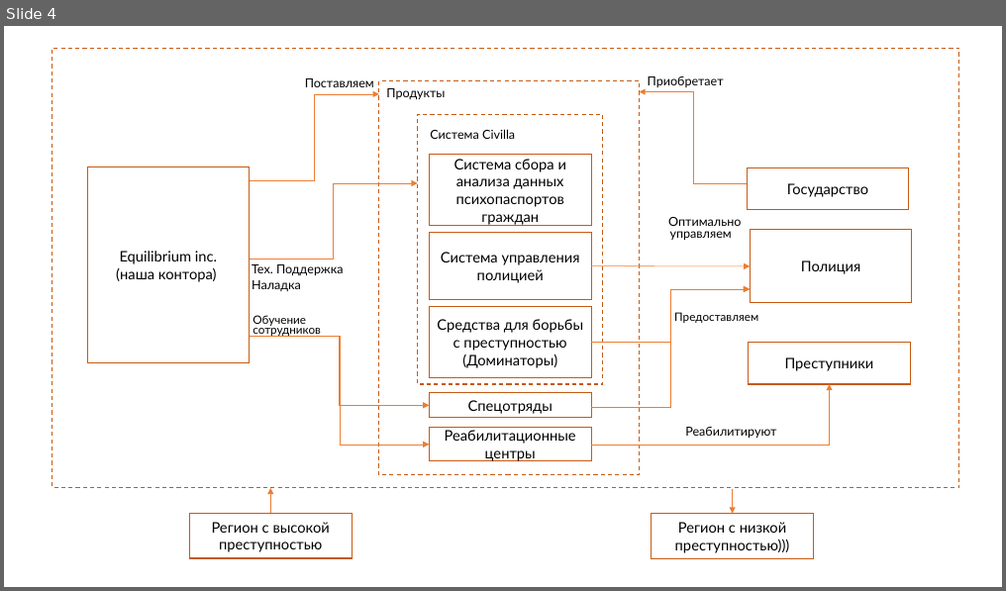
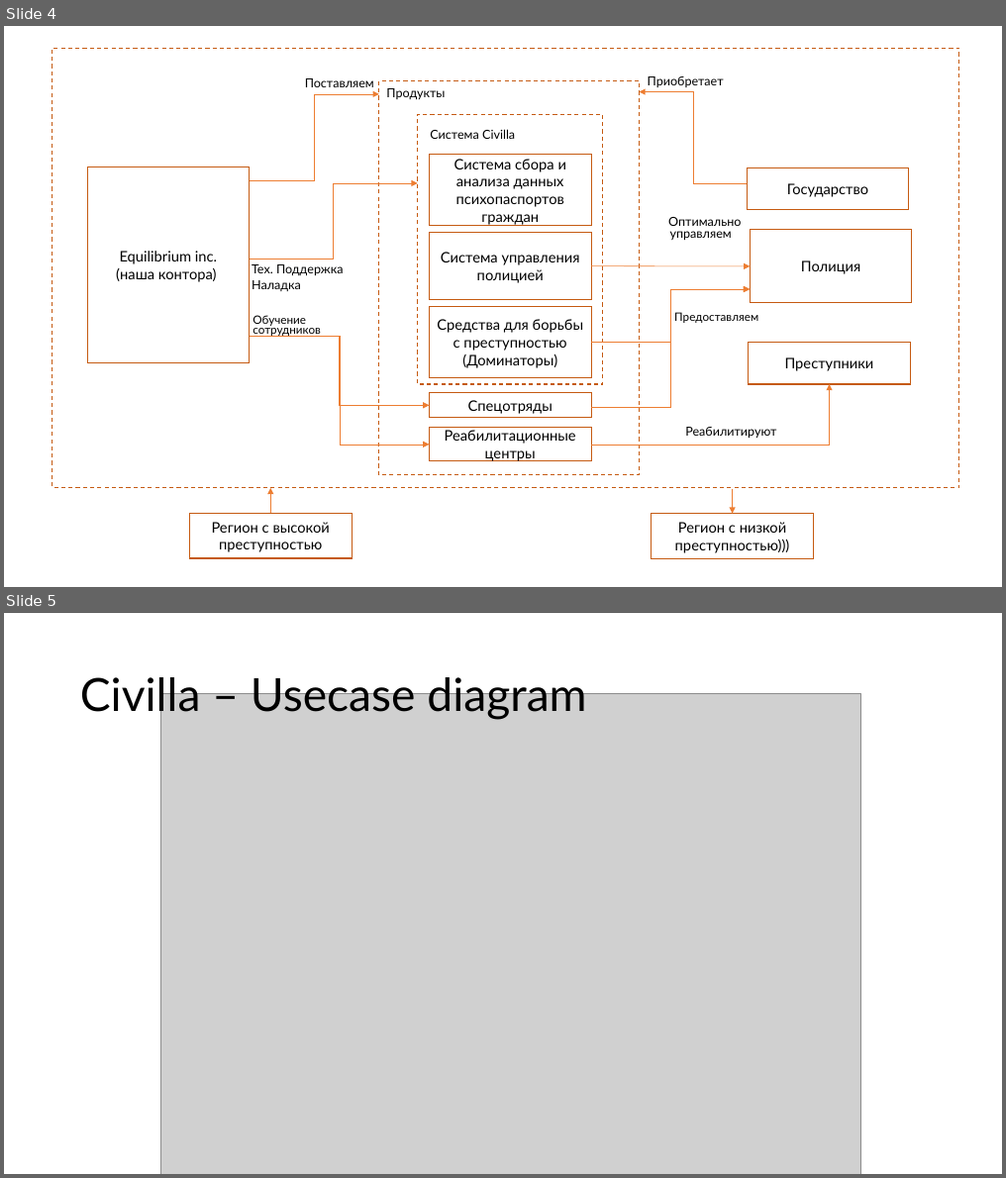
Before and after one commit to FF220v/ITMO-Psychopass-Team, a slide deck: docs/Psychopass.pptx. Shown one above the other, each under a label of ours: slide 4 before the commit, slides 4 and 5 after it. The pictures are 1006x591 and 1006x1178 pixels, drawn with LibreOffice and Linux fonts; fonts in the diff are those of the drawing; grey boxes stand for pictures. Boxes give left, top, right and bottom in pixels: in the first picture for what was removed or moved away, otherwise in the second. Text is boxed around its words. In the diff, an @@ line names an element or a change of style, - is before the commit and + after.

Commit message:
update

```diff
--- a/docs/Psychopass.pptx
+++ b/docs/Psychopass.pptx
@@ slide 5 added at [4,613,1002,1174], background #FFFFFF @@
@@ title added at [80,671,586,720], 44 pt, text #000000 @@
+Civilla – Usecase diagram
@@ picture added at [161,694,861,1174] @@
```
